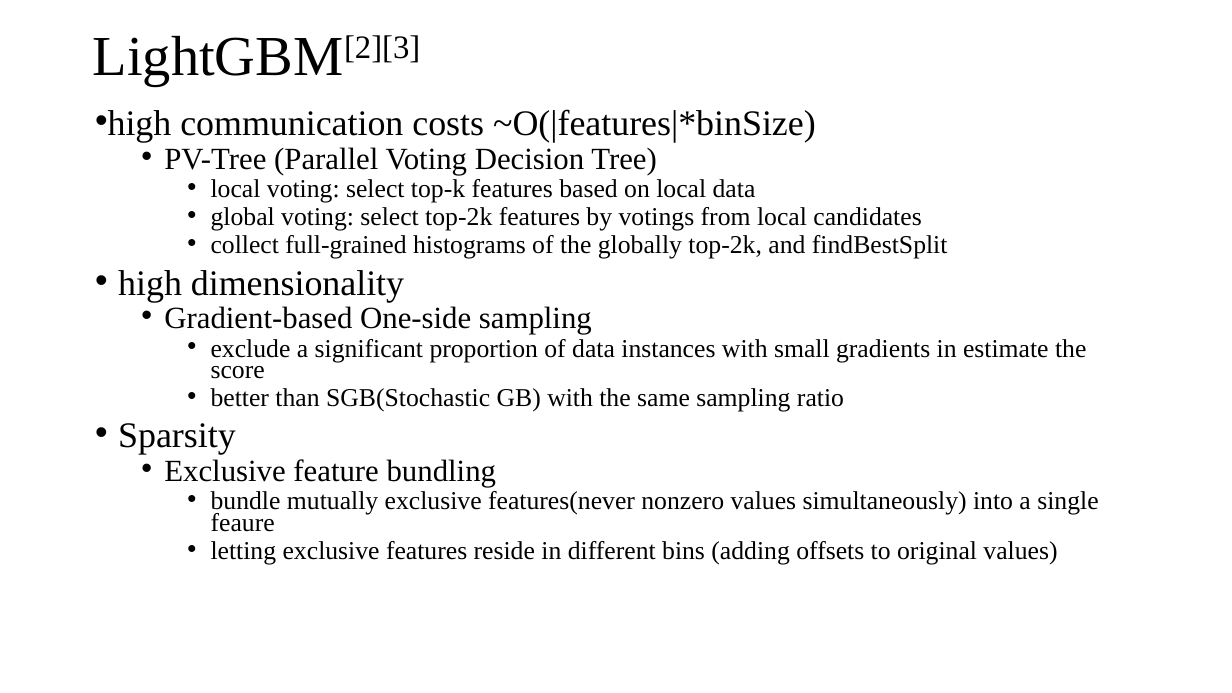
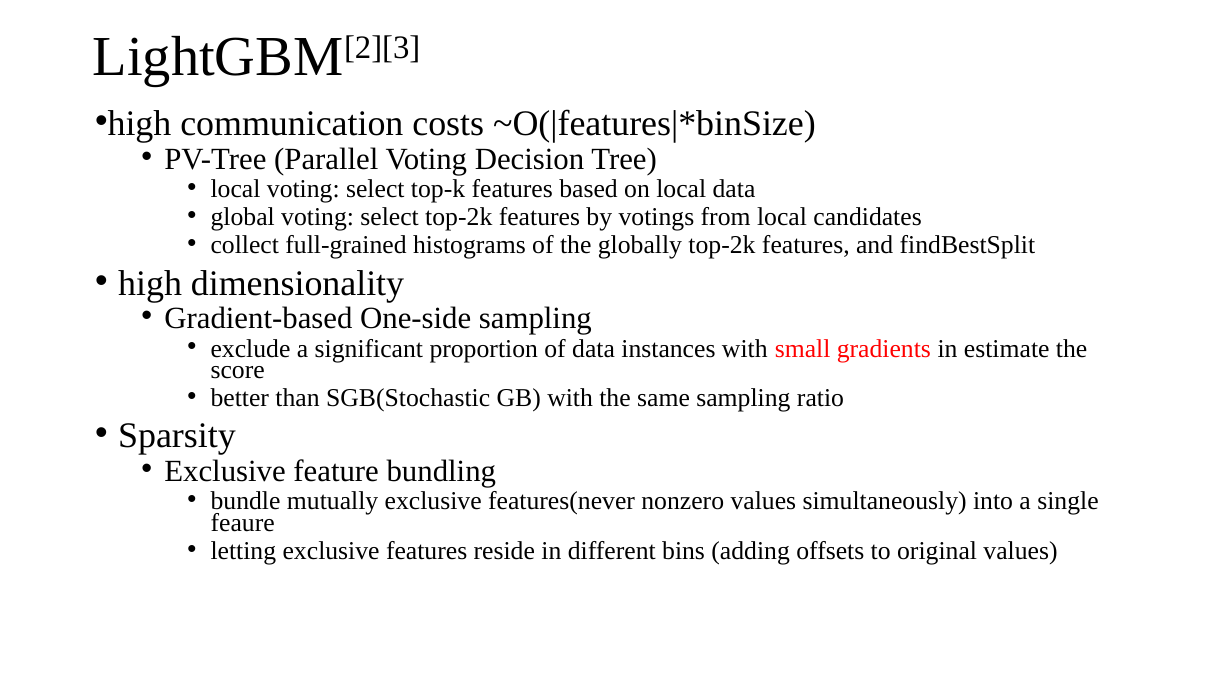
Before and after one commit to DSC-SPIDAL/harp, a slide deck: slide 10 of doc/meeting/0919-DistributedGBT-II/DistributedGBT-II-09192018.pptx. Drawn at 1232x693 pixels with LibreOffice and Linux fonts; fonts in the diff are those of the drawing. Boxes give left, top, right and bottom in pixels: in the first picture for what was removed or moved away, otherwise in the second. Text is boxed around its words. In the diff, an @@ line names an element or a change of style, - is before the commit and + after.

```diff
--- a/doc/meeting/0919-DistributedGBT-II/DistributedGBT-II-09192018.pptx
+++ b/doc/meeting/0919-DistributedGBT-II/DistributedGBT-II-09192018.pptx
@@ text at (x1=211, y1=235, x2=1036, y2=259): text changed @@
-    • collect full-grained histograms of the globally top-2k, and findBestSplit
+    • collect full-grained histograms of the globally top-2k features, and findBestSplit
@@ text at (x1=211, y1=339, x2=1087, y2=379): text colour #000000 to #FF0000 in "small gradients" @@
```
Also in this commit, not shown: 14 other slides changed, 1 slide added, 1 slide removed, 4 other files.
